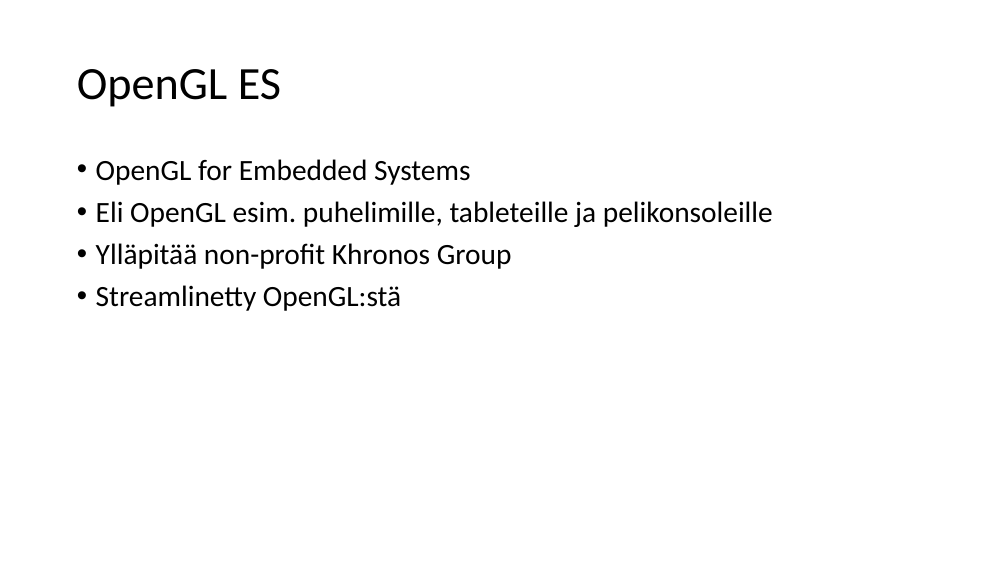
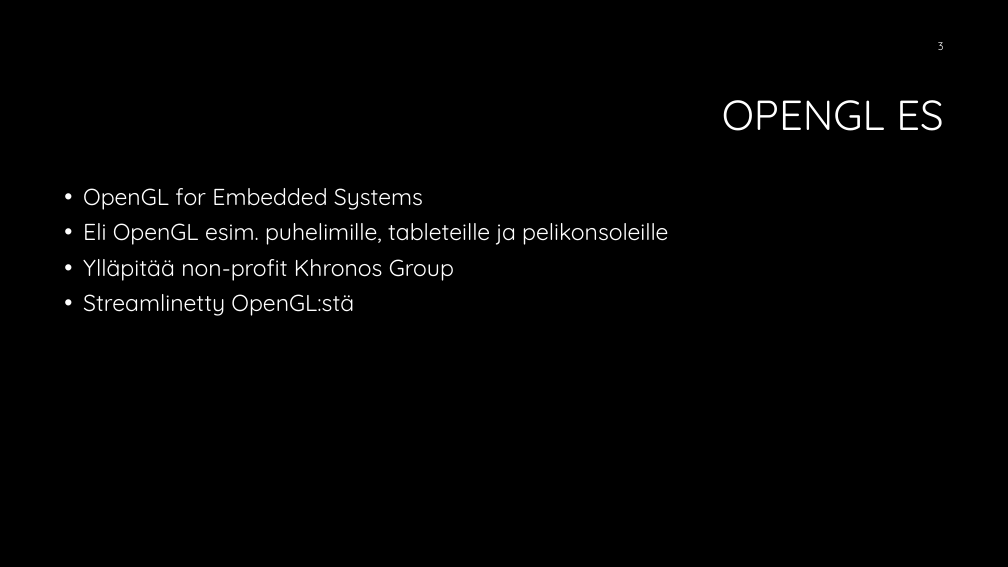
Before and after one commit to Jisti007/Mobile-Project-ideal-broccoli, a slide deck: slide 3 of presentation/OpenGL ES 3.pptx. Drawn at 1008x567 pixels with LibreOffice and Linux fonts; fonts in the diff are those of the drawing; background and template pictures are left out. Boxes give left, top, right and bottom in pixels: in the first picture for what was removed or moved away, otherwise in the second. Text is boxed around its words. In the diff, an @@ line names an element or a change of style, - is before the commit and + after.

```diff
--- a/presentation/OpenGL ES 3.pptx
+++ b/presentation/OpenGL ES 3.pptx
@@ background #FFFFFF to #000000 @@
@@ page number added at box(938, 42, 944, 50), 10.5 pt, text #FFFFFF @@
+3
@@ title at box(722, 100, 943, 131): text changed; size 44 to 40 pt; font Calibri to Quicksand; text colour #000000 to #FFFFFF @@
-OpenGL ES
+OPENGL ES
@@ text "OpenGL for Embedded Systems": place and size @@
-text "OpenGL for Embedded Systems" at box(96, 159, 773, 311)
+text "OpenGL for Embedded Systems" at box(83, 188, 668, 316)
@@ text "OpenGL for Embedded Systems" at box(83, 188, 668, 316): size 28 to 22 pt, font Calibri to Quicksand, text colour #000000 to #FFFFFF @@
```
Also in this commit, not shown: 4 other slides changed, 1 slide added, 1 slide removed, 2 other files.
